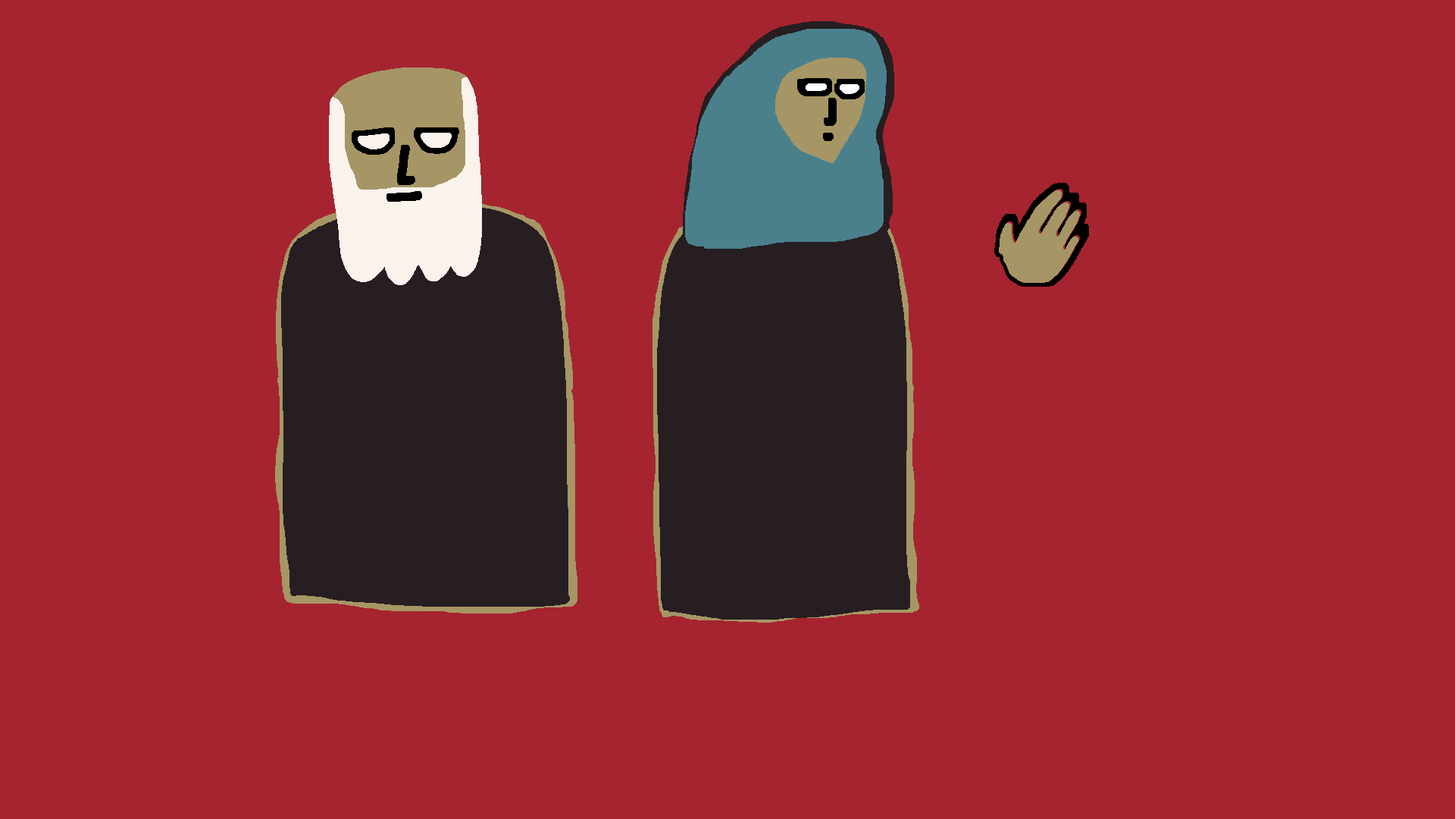
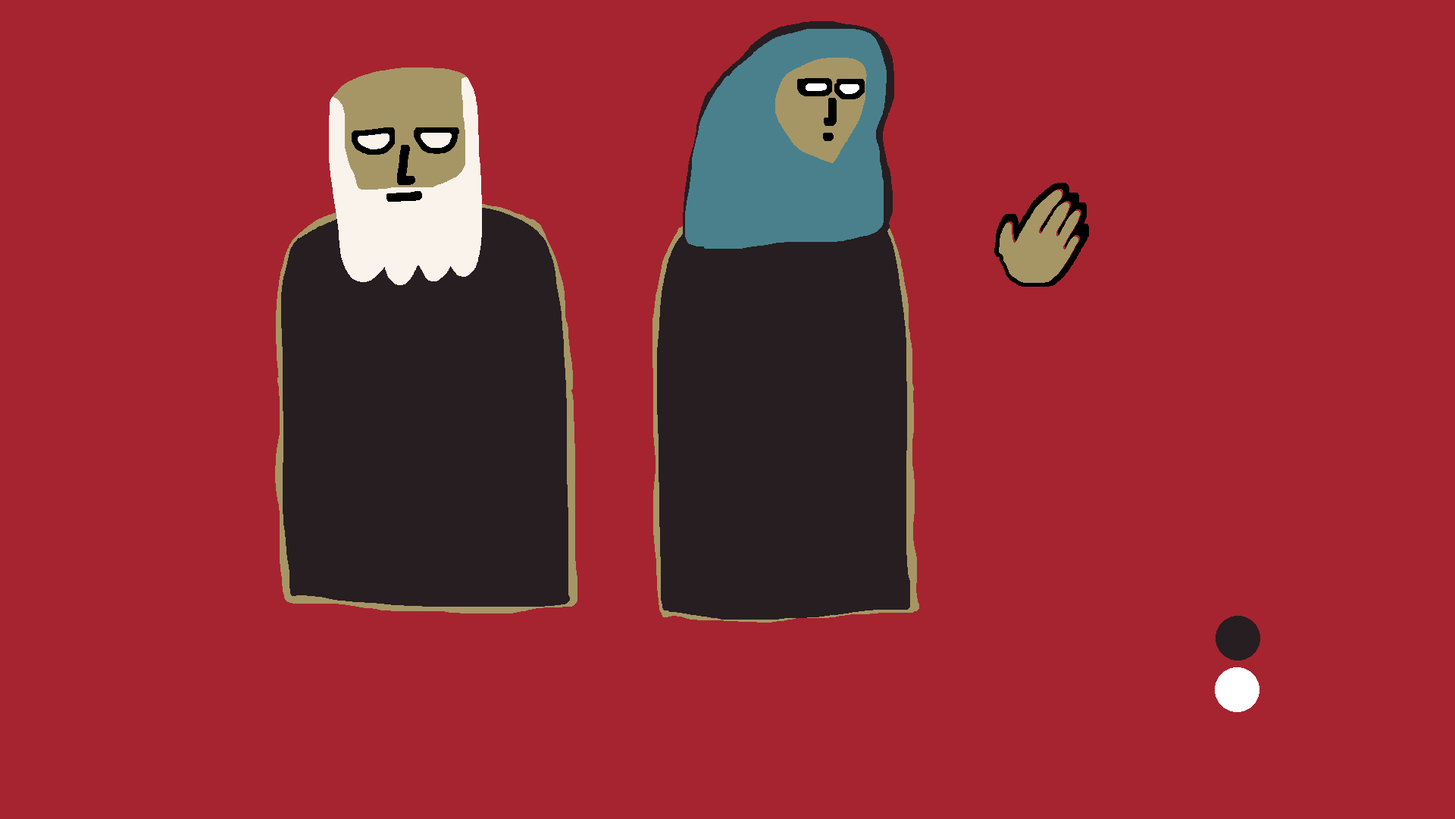
Layer changes from the first (1455, 819) image to the second:
added layer "Circle Black" above "Circle White" over left=1215, top=615, right=1261, bottom=661
added layer "Circle White" above "Hand" over left=1215, top=667, right=1260, bottom=712
